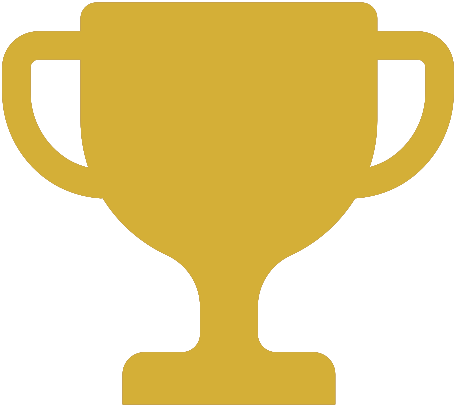
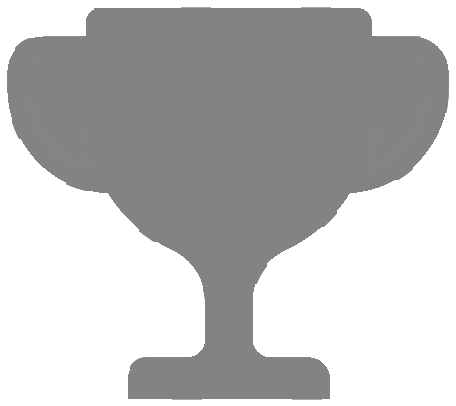
Layered file, before and after one edit (456x406). Changes by layer:
hid "Gold" over [2,2,454,405]
hid "Silver" over [2,2,454,405]
hid "Bronze" over [2,2,454,405]
added layer "Border" (61%) above "6843056_achievement_award_competition_reward_success_icon.png" over [2,2,454,405]
hid "6843056_achievement_award_competition_reward_success_icon.png" over [2,2,454,405]
